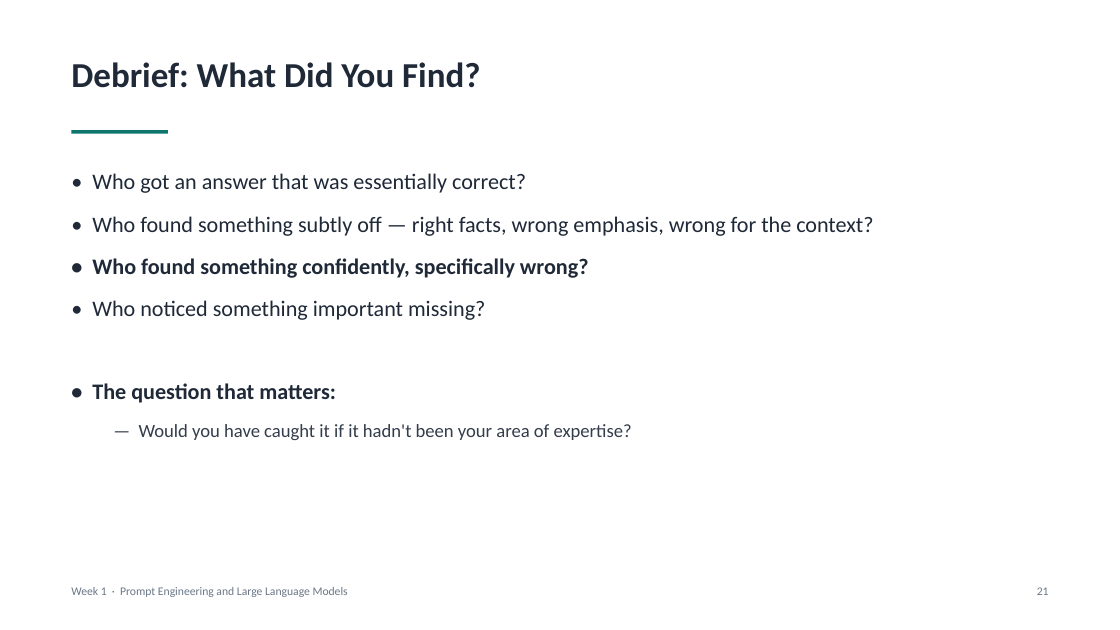
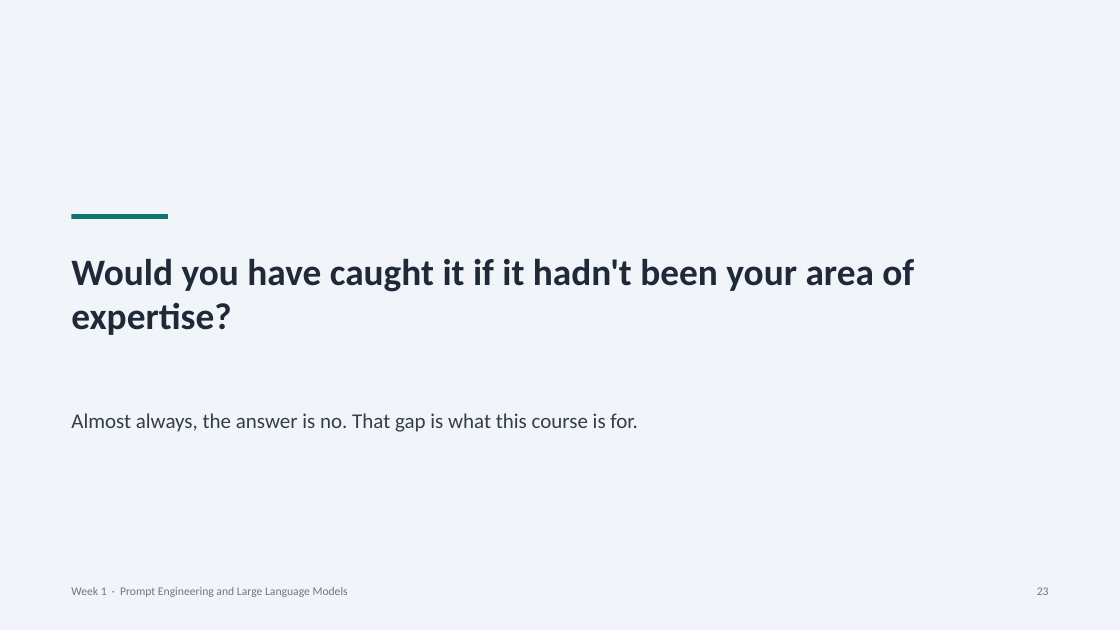
Before and after one commit to makyol/PromptEngineering, a slide deck: slide 23 of Lectures/week01/week01.pptx (slide 21 before the commit). Drawn at 1120x630 pixels with LibreOffice and Linux fonts; fonts in the diff are those of the drawing. Boxes give left, top, right and bottom in pixels: in the first picture for what was removed or moved away, otherwise in the second. Text is boxed around its words. In the diff, an @@ line names an element or a change of style, - is before the commit and + after.

```diff
--- a/Lectures/week01/week01.pptx
+++ b/Lectures/week01/week01.pptx
@@ rectangle added at [0, 0, 1120, 630], fill #F1F5F9 @@
@@ text removed at [71, 62, 480, 88] @@
-Debrief: What Did You Find?
@@ rectangle: place and size @@
-rectangle at [71, 130, 168, 134]
+rectangle at [71, 214, 168, 219]
@@ text at [71, 258, 914, 335]: text changed; size 19 to 32 pt; bold on @@
-• Who got an answer that was essentially correct?
-• Who found something subtly off — right facts, wrong emphasis, wrong for the context?
-• Who found something confidently, specifically wrong?
-• Who noticed something important missing?
-• The question that matters:
-  — Would you have caught it if it hadn't been your area of expertise?
+Would you have caught it if it hadn't been your area of expertise?
@@ text added at [71, 413, 638, 432], 18 pt, text #333D4B @@
+Almost always, the answer is no. That gap is what this course is for.
@@ text at [1037, 587, 1049, 595]: text changed @@
-21
+23
```
Also in this commit, not shown: 18 other slides changed, 5 slides added, 3 slides removed, 7 other files.
